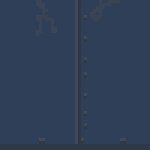
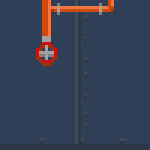
The second 150 × 150 image is a revision of the first. Changes to its layers:
added group "wall_back_04.png" with 2 layers above "wall_back_03.png" over <box>36,0,120,66</box>
added layer "Layer 9" in group "wall_back_04.png" over <box>36,0,114,66</box>
added layer "wall_back_01 copy 2" in group "wall_back_04.png" over <box>36,0,120,66</box>
added group "wall_back_03.png" with 3 layers above "wall_back_02.png" over <box>36,0,120,66</box>
added layer "Layer 8" in group "wall_back_03.png" over <box>36,0,120,66</box>
added layer "Layer 7" in group "wall_back_03.png" over <box>36,0,120,66</box>
added layer "wall_back_01 copy" in group "wall_back_03.png" over <box>36,0,120,66</box>
hid group "wall_back_02.png" (2 layers) over <box>36,0,120,66</box>
removed layer "Layer 3" (1st of 2, in "wall_back_02.png") from group "wall_back_02.png" over <box>36,0,120,66</box>
removed layer "Layer 5" (1st of 2, in "wall_back_02.png") from group "wall_back_02.png" over <box>36,0,120,66</box>
hid group "wall_back_01.png" (2 layers) over <box>36,0,120,66</box>
